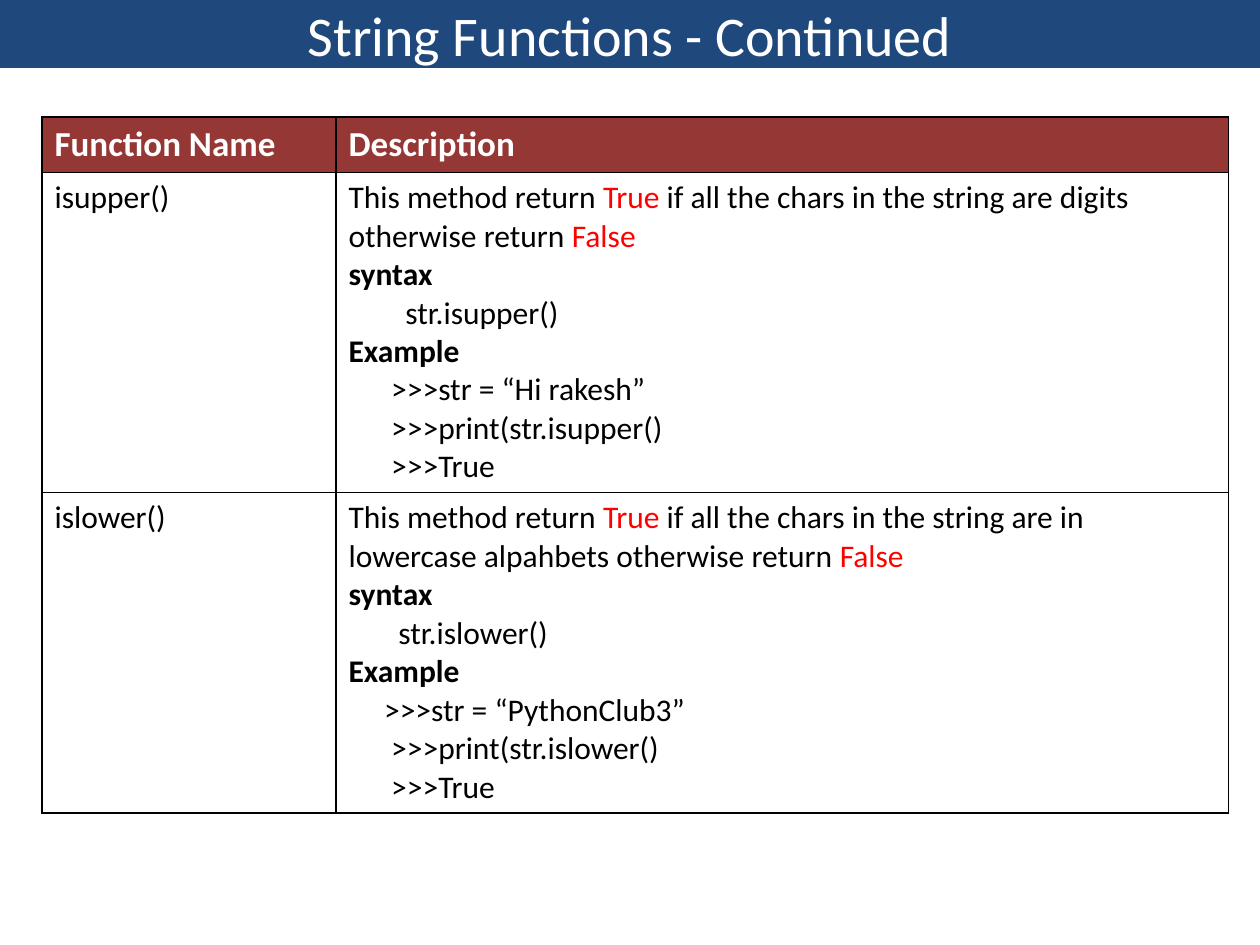
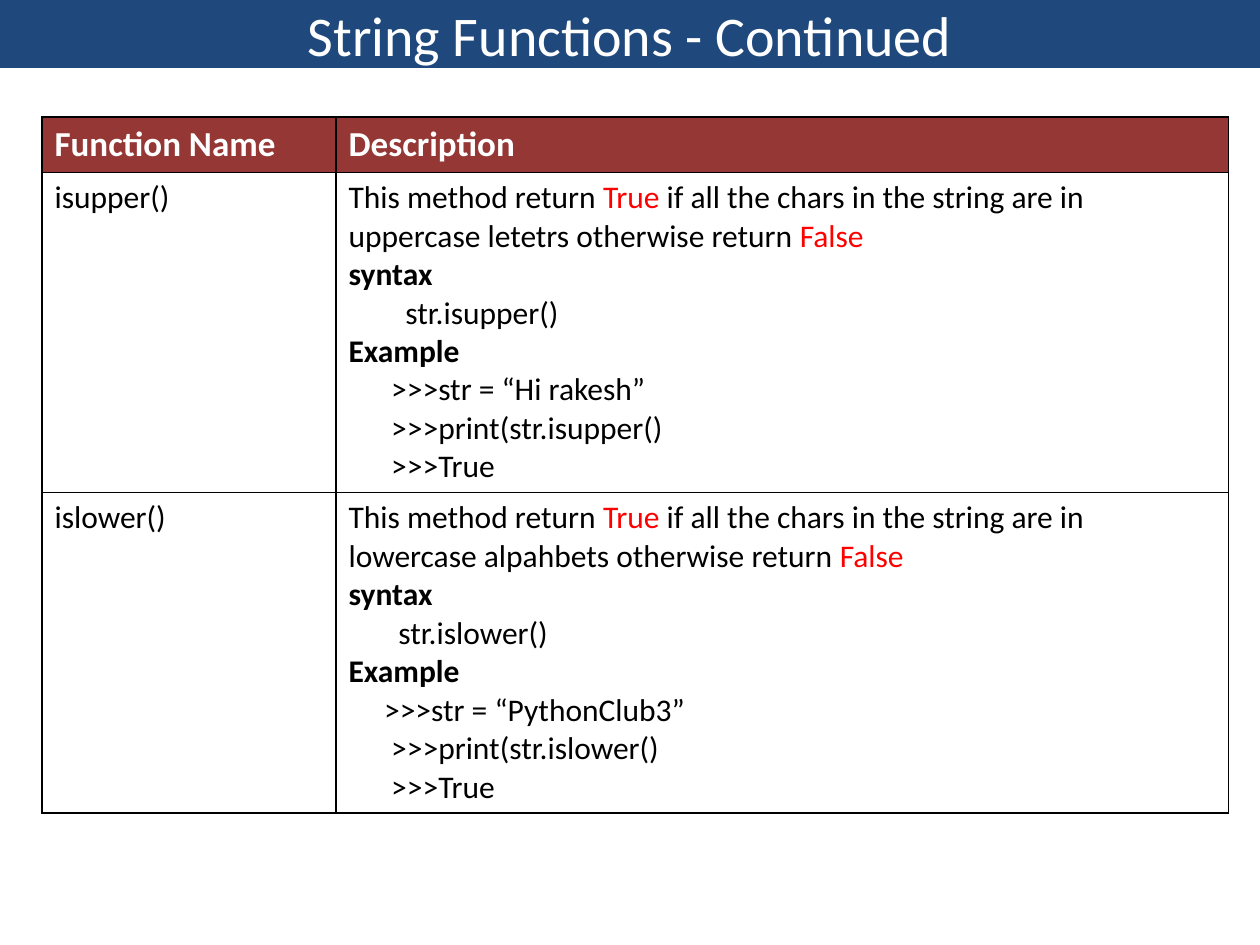
Before and after one commit to davcpscn/XI, a slide deck: slide 15 of Presentations/String.pptx. Drawn at 1260x945 pixels with LibreOffice and Linux fonts; fonts in the diff are those of the drawing. Boxes give left, top, right and bottom in pixels: in the first picture for what was removed or moved away, otherwise in the second. Text is boxed around its words. In the diff, an @@ line names an element or a change of style, - is before the commit and + after.

```diff
--- a/Presentations/String.pptx
+++ b/Presentations/String.pptx
@@ table at [42,117,1227,803] @@
-row 2, column 2: This method return True if all the chars in the string are digits otherwise return False / syntax / str.isupper() / Example / >>>str = “Hi rakesh” / >>>print(str.isupper() / >>>True
+row 2, column 2: This method return True if all the chars in the string are in uppercase letetrs otherwise return False / syntax / str.isupper() / Example / >>>str = “Hi rakesh” / >>>print(str.isupper() / >>>True
```
Also in this commit, not shown: 3 other slides changed, 9 other files.
